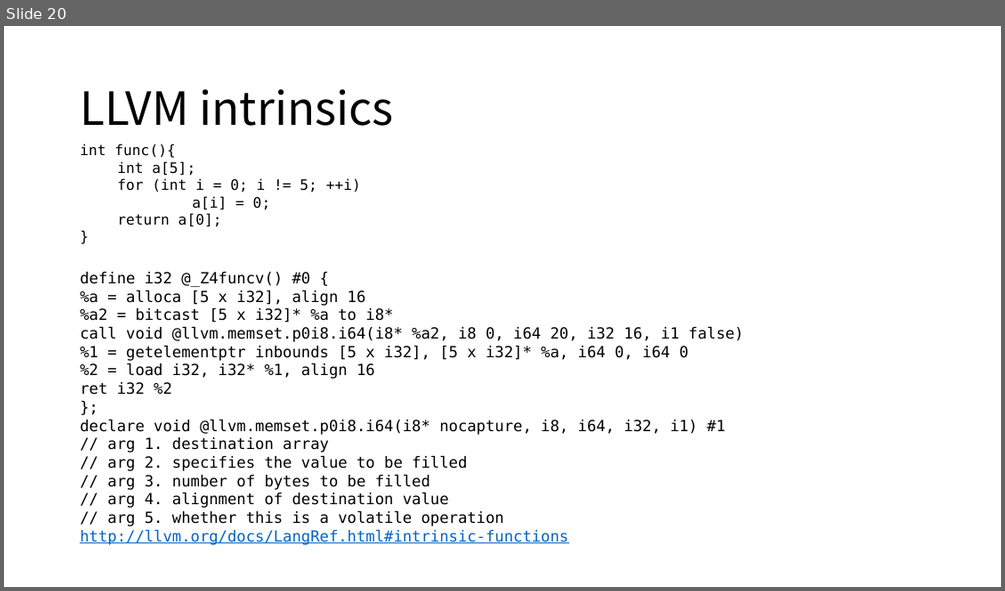
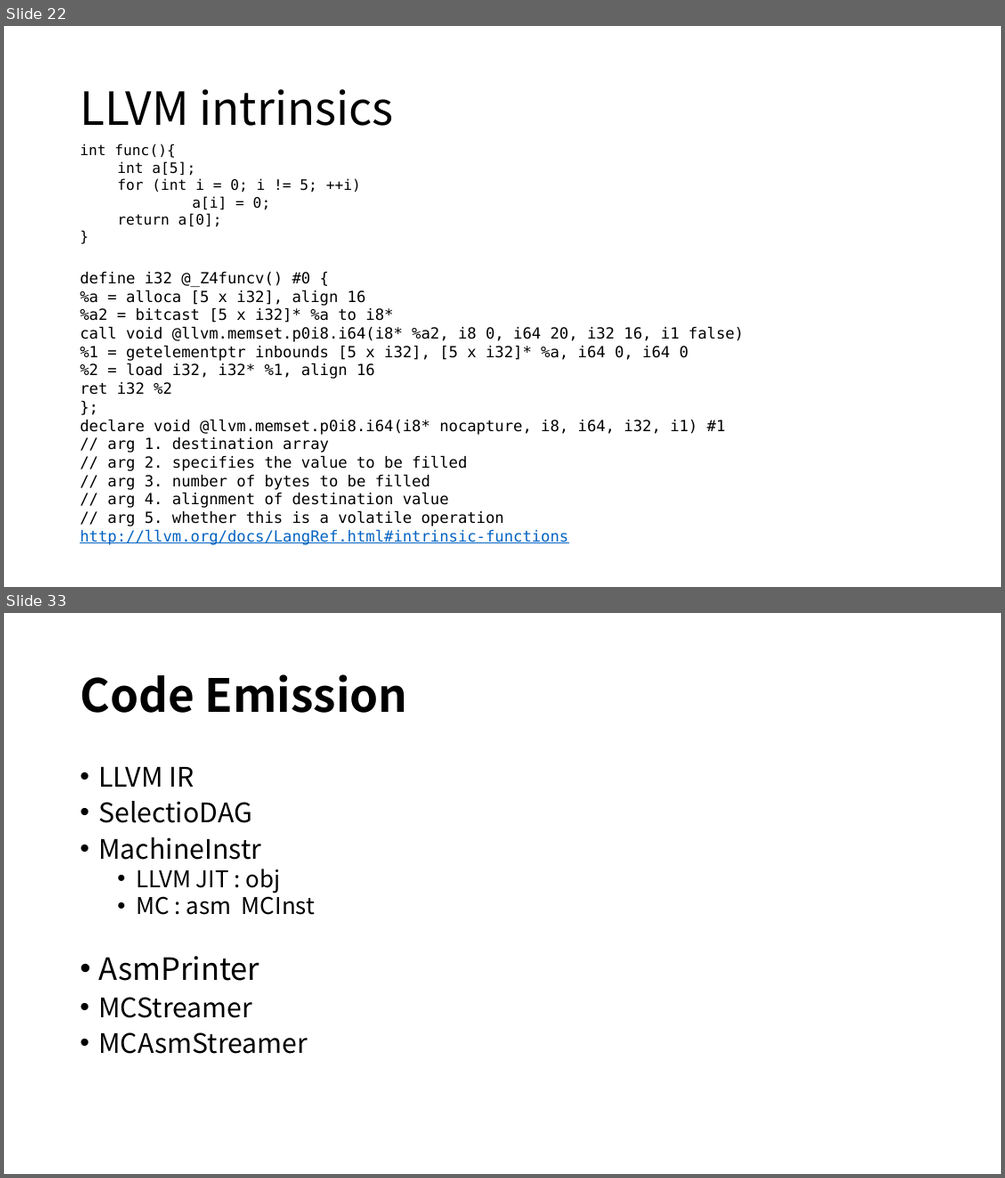
Before and after one commit to xiazhiqian/PPT-Work, a slide deck: LLVM Notes.pptx. Shown one above the other, each under a label of ours: slide 20 before the commit, slides 22 and 33 after it; the slides between them are not shown. The pictures are 1005x591 and 1005x1178 pixels, drawn with LibreOffice and Linux fonts; fonts in the diff are those of the drawing. Boxes give left, top, right and bottom in pixels: in the first picture for what was removed or moved away, otherwise in the second. Text is boxed around its words. In the diff, an @@ line names an element or a change of style, - is before the commit and + after.

```diff
--- a/LLVM Notes.pptx
+++ b/LLVM Notes.pptx
@@ slide 33 added at box(4, 613, 1001, 1174), background #FFFFFF @@
@@ title added at box(80, 674, 408, 713), 44 pt, text #000000, bold @@
+Code Emission
@@ text added at box(98, 767, 315, 1054), 25.9 pt, text #000000 @@
+• LLVM IR
+• SelectioDAG
+• MachineInstr
+  • LLVM JIT : obj
+  • MC : asm MCInst
+• AsmPrinter
+• MCStreamer
+• MCAsmStreamer
@@ what was slide 20 is now slide 22 @@
```
Also in this commit, not shown: 2 slides changed, 20 other slides added.
